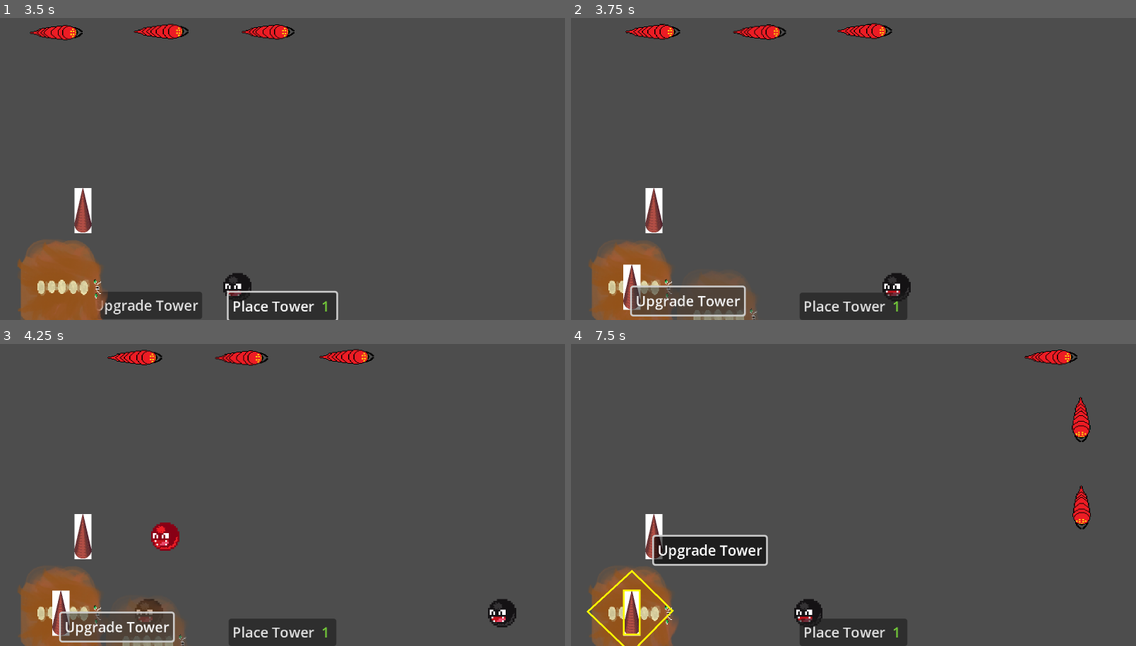
Above: before the commit, frames 1-4 (two rows, left to right).
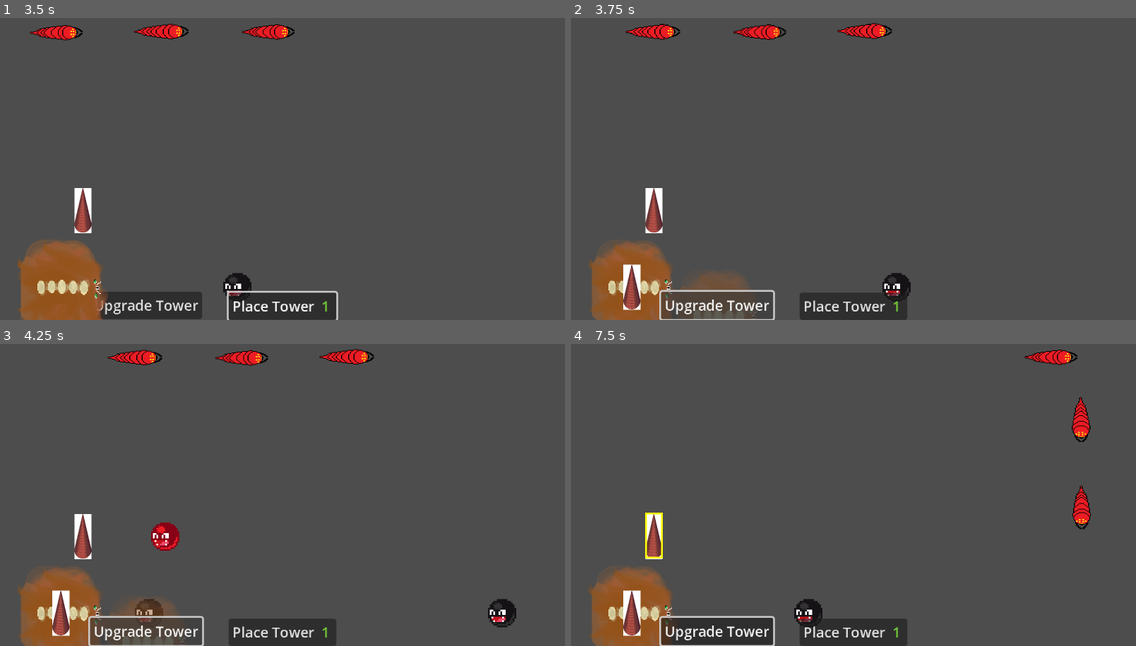
Above: after the commit, the same moments.

Repository: Moonlock/jameGam
Game: Godot game, scene res://thing_jam.tscn
Two runs of this game, one before a commit and one after it. Both use one fixed random seed, a clock stepped at 60 frames per second and the inputs below.
Inputs (mouse positions are in pixels of both pictures, inside the frame that each line leads up to):
- Up to frame 1 (3.5 s): click "Place Tower" at 0.5 s; click "Place Tower" at 1.25 s; click "Place Tower" at 2 s; tap Enter (ui_accept) at 2.75, 3.02 s; move the mouse to (62, 286) at 2.77 s; click (62, 286) at 2.92 s
- Up to frame 2 (3.75 s): click "Upgrade Tower" at 3.5 s
- Up to frame 3 (4.25 s): no input
- Up to frame 4 (7.5 s): click "Upgrade Tower" at 4.25 s; click "Upgrade Tower" at 5 s; move the mouse to (655, 537) at 5.77 s; click (655, 537) at 5.92 s; tap Enter (ui_accept) at 6.02 s; move the mouse to (633, 612) at 6.52 s; click (633, 612) at 6.67 s; move the mouse to (655, 537) at 7.27 s; click (655, 537) at 7.42 s

Frame 1 is identical in both runs. In frame 2, 1.8% of the frame differs, in the area x 10-37%, y 88-100%; in frame 3, 1.8%; in frame 4, 4.5%, in the area x 2-37%, y 55-100%.
Error in both runs: Invalid access to property or key 'position' on a base object of type 'InputEventKey'. (res://Towers/place_tower_button.gd:39)

Commit message:
Fix button moving

Diff:
--- a/upgrade_tower_button.gd
+++ b/upgrade_tower_button.gd
@@ -11,9 +11,9 @@
 	_selected_tower = tower
 
 func _on_pressed() -> void:
-	position = _selected_tower.position
+	var tower_pos = _selected_tower.position
 	_selected_tower.queue_free()
 
 	var upgraded = fire_tower.instantiate()
-	upgraded.position = position
+	upgraded.position = tower_pos
 	get_parent().get_parent().add_child(upgraded)
